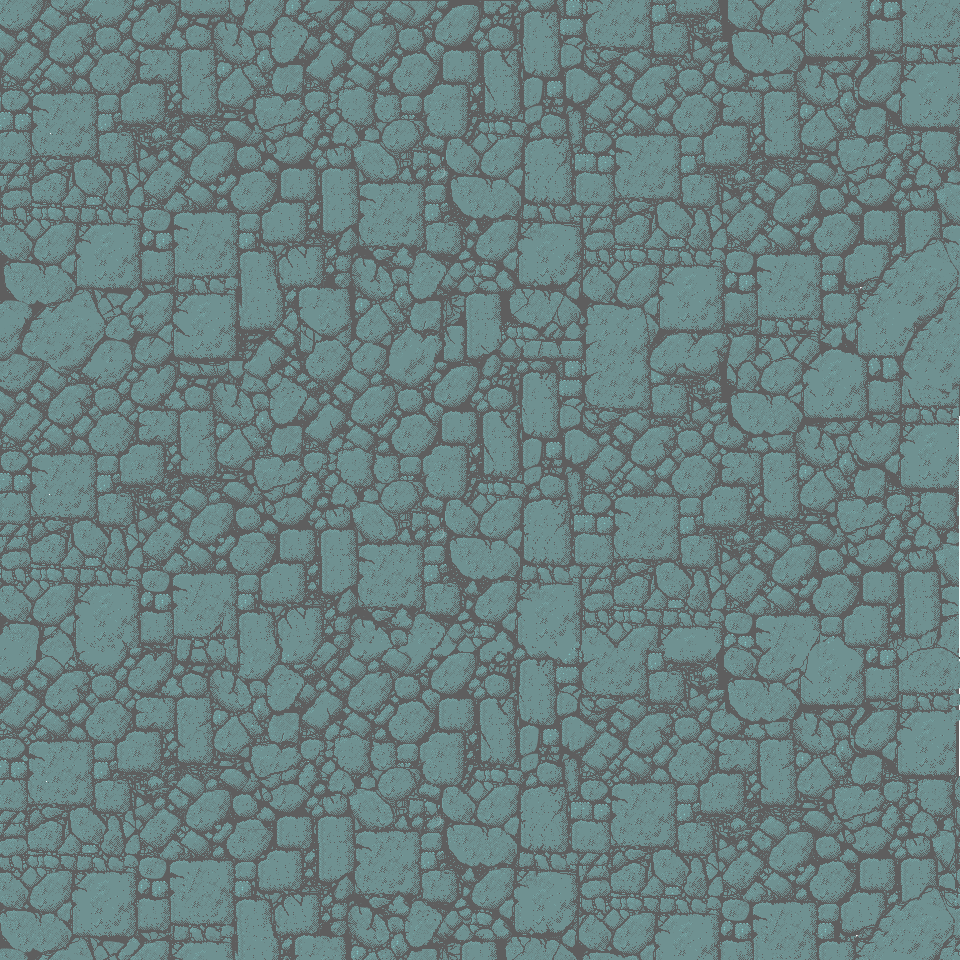
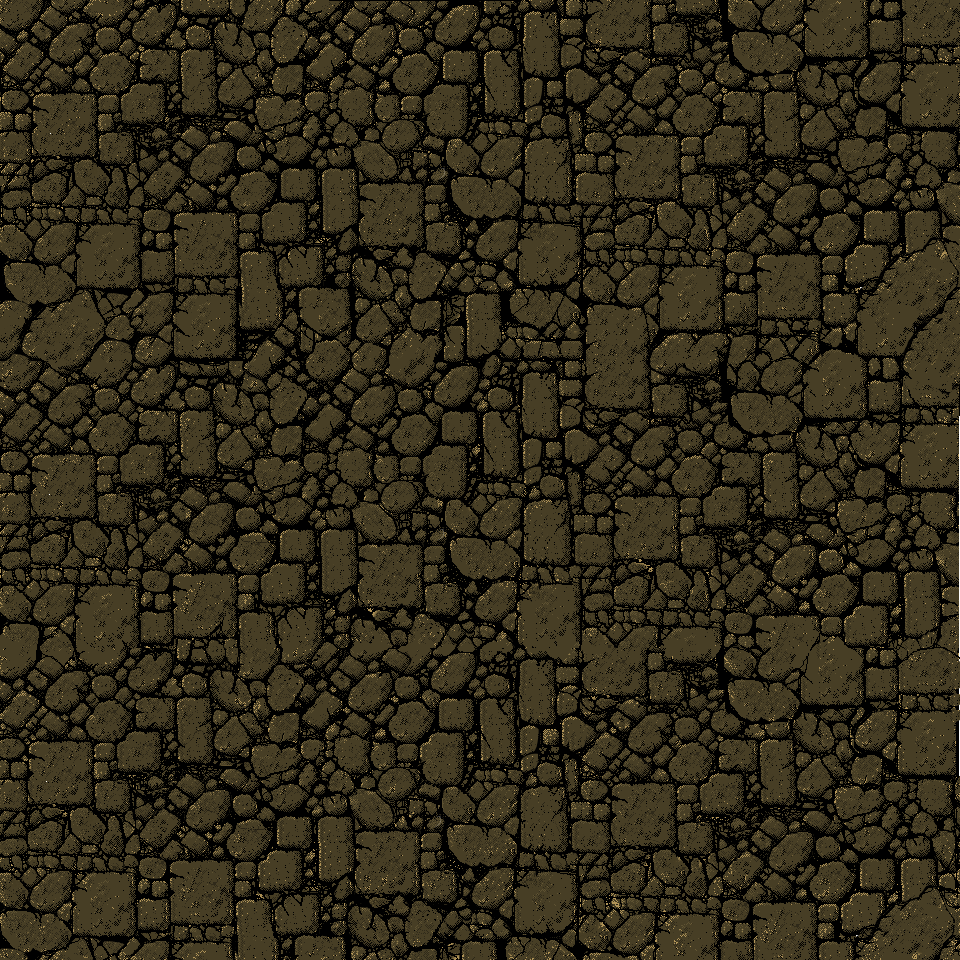
Before/after of a w=960, h=960 layered artwork. What changed in the layer stack:
showed "Layer", painted on it over (0, 0, 960, 960)
"Pasted Layer #2": opacity 63% → 100%, painted on it over (0, 0, 960, 960)
